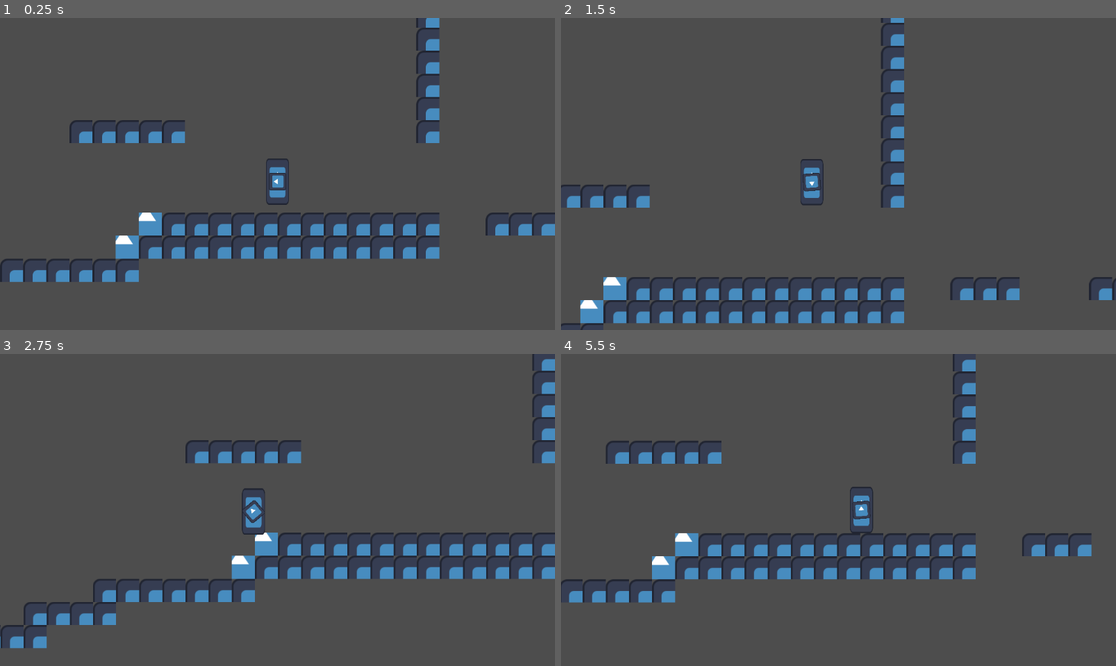
Above: before the commit, frames 1-4 (two rows, left to right).
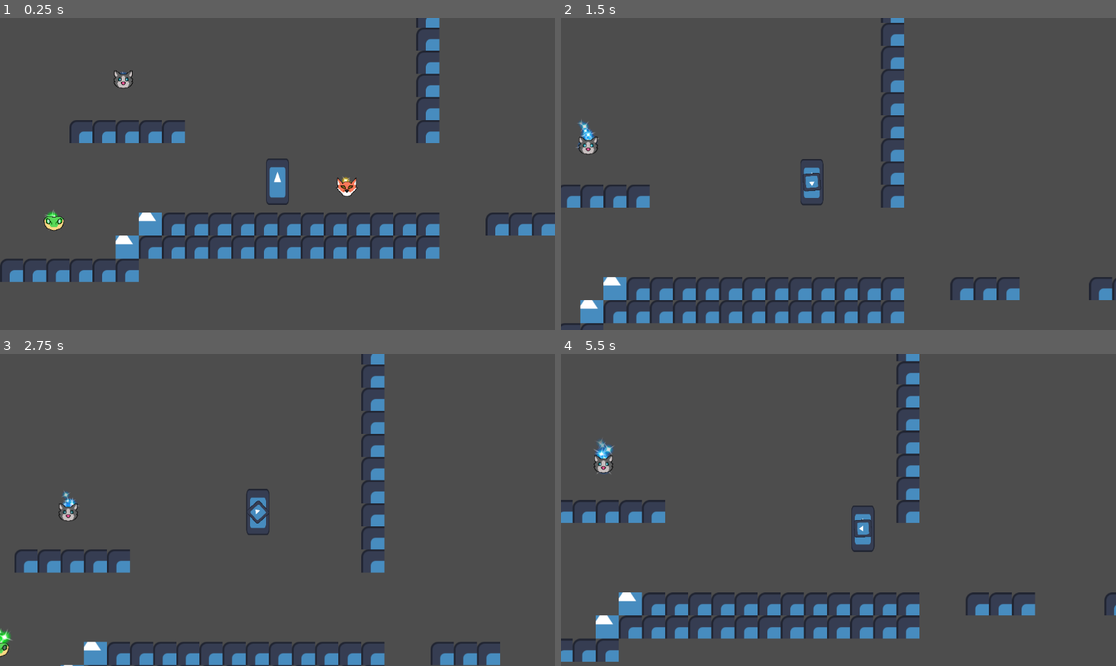
Above: after the commit, the same moments.

Repository: CE-Studio/2gg-2025
Game: Godot game, scene res://scenes/test.tscn
The game is run twice, just before and just after one commit, with the same random seed, the same clock (stepped at 60 frames per second) and the same inputs. The project has no main scene, so this scene is started directly. The engine's default icon, where the game draws it, is replaced by a stand-in: a white triangle on a blue panel in a dark square.
Inputs (mouse positions are in pixels of both pictures, inside the frame that each line leads up to):
- Up to frame 1 (0.25 s): no input
- Up to frame 2 (1.5 s): move the mouse to (960, 158) at 0.52 s; hold D (game_right) from 0.53 s (still down); click (960, 158) at 0.6 s; tap W (game_jump) at 0.77 s; move the mouse to (727, 189) at 1.27 s; click (727, 189) at 1.35 s
- Up to frame 3 (2.75 s): tap W (game_jump) at 1.52 s; move the mouse to (333, 441) at 2.02 s; release D (game_right) at 2.03 s; hold A (game_left) from 2.03 s (still down); click (333, 441) at 2.1 s
- Up to frame 4 (5.5 s): move the mouse to (810, 572) at 2.77 s; release A (game_left) at 2.78 s; hold D (game_right) 2.78-4.28 s; click (810, 572) at 2.85 s; tap W (game_jump) at 3.02, 3.77, 4.52 s; move the mouse to (1005, 556) at 3.52 s; click (1005, 556) at 3.6 s; move the mouse to (672, 463) at 4.27 s; hold A (game_left) 4.28-5.03 s; click (672, 463) at 4.35 s; move the mouse to (866, 510) at 5.02 s; hold D (game_right) from 5.03 s (still down); click (866, 510) at 5.1 s

The runs differ from the first frame. In frame 1, 0.6% of the frame differs, in the area x 7-65%, y 16-69%; in frame 2, 0.2%; in frame 3, 13%; in frame 4, 14%, in the area x 0-100%, y 0-99%.

Commit message:
Level core script, masks can be picked up

Diff:
--- a/components/mask.tscn
+++ b/components/mask.tscn
@@ -63,8 +63,9 @@
 region_rect = Rect2(48, 0, 48, 48)
 
 [node name="Area2D" type="Area2D" parent="."]
-collision_layer = 2
-collision_mask = 0
+collision_layer = 3
 
 [node name="CollisionShape2D" type="CollisionShape2D" parent="Area2D"]
 shape = SubResource("RectangleShape2D_0d8jk")
+
+[connection signal="body_entered" from="Area2D" to="." method="_on_area_2d_body_entered"]
--- a/scenes/test.tscn
+++ b/scenes/test.tscn
@@ -1,9 +1,12 @@
-[gd_scene load_steps=3 format=4 uid="uid://csqm0l5oeiwgc"]
+[gd_scene load_steps=5 format=4 uid="uid://csqm0l5oeiwgc"]
 
+[ext_resource type="Script" uid="uid://dtrh7jjw75vam" path="res://scripts/level.gd" id="1_74lek"]
 [ext_resource type="TileSet" uid="uid://0i0mkh462snc" path="res://assets/tiles/ts1.tres" id="1_errlg"]
 [ext_resource type="PackedScene" uid="uid://cw3w31n671wbc" path="res://components/player.tscn" id="2_bl13t"]
+[ext_resource type="PackedScene" uid="uid://crg35yqsbxdkb" path="res://components/mask.tscn" id="3_iyx0m"]
 
 [node name="Node2D" type="Node2D"]
+script = ExtResource("1_74lek")
 
 [node name="TileMapLayer" type="TileMapLayer" parent="."]
 tile_map_data = PackedByteArray("AAAAAAAAAAAAAAAAAAABAAAAAAAAAAAAAAACAAAAAAAAAAAAAAADAAAAAAAAAAAAAAAEAAAAAAAAAAAAAAAAAA …(2272 unchanged characters)…
@@ -11,4 +14,22 @@
 
 [node name="player" parent="." instance=ExtResource("2_bl13t")]
 position = Vector2(0, -116)
-mask_state = 5
+
+[node name="Mask" parent="." instance=ExtResource("3_iyx0m")]
+position = Vector2(144, -48)
+
+[node name="Mask2" parent="." instance=ExtResource("3_iyx0m")]
+position = Vector2(-464, 16)
+mask_type = 2
+
+[node name="Mask3" parent="." instance=ExtResource("3_iyx0m")]
+position = Vector2(-1112, 128)
+mask_type = 3
+
+[node name="Mask4" parent="." instance=ExtResource("3_iyx0m")]
+position = Vector2(-320, -272)
+mask_type = 4
+
+[node name="Mask5" parent="." instance=ExtResource("3_iyx0m")]
+position = Vector2(856, -72)
+mask_type = 5
--- /dev/null
+++ b/scripts/level.gd
@@ -0,0 +1,33 @@
+extends Node2D
+
+
+#region Variables
+var player:Player
+var masks:Array[Mask] = []
+#endregion
+
+
+func _ready() -> void:
+	# Scan all child nodes for player and masks
+	for _node in find_all_children(self):
+		if _node is Player:
+			player = _node
+		if _node is Mask:
+			masks.append(_node)
+	if player != null:
+		player.state_changed.connect(update_masks)
+
+
+func find_all_children(_node:Node) -> Array:
+	var output:Array = [ _node ]
+	for child in _node.get_children():
+		output.append_array(find_all_children(child))
+	return output
+
+
+func update_masks(disable_type:int) -> void:
+	for _mask in masks:
+		if _mask.mask_type == disable_type and disable_type != 0:
+			_mask.can_grab = false
+		else:
+			_mask.can_grab = true
--- a/scripts/mask.gd
+++ b/scripts/mask.gd
@@ -7,33 +7,45 @@
 const FLOAT_CYCLE_AMPLITUDE:float = 6.0
 const EYE_CYCLE_SPEED:float = 0.635
 
-@export_enum("Fox", "Gecko", "Bear", "Cat", "Beetle") var mask_type = 0
+@export_enum("None", "Fox", "Gecko", "Bear", "Cat", "Beetle") var mask_type = 1
 
-var origin:Vector2
 var float_cycle:float
 var eye_cycle:float
+var can_grab:bool = true:
+	set(value):
+		if can_grab != value:
+			modulate.a = 1.0 if value else 0.0
+			box.disabled = not value
+		can_grab = value
 
 @onready var visuals:Node2D = $"Visuals"
 @onready var base:Sprite2D = $"Visuals/Base"
 @onready var eyes:Sprite2D = $"Visuals/Eyes"
 @onready var particles:GPUParticles2D = $"Visuals/Particles"
+@onready var box:CollisionShape2D = $"Area2D/CollisionShape2D"
 #endregion
 
 
 func _ready() -> void:
-	origin = position
-	base.region_rect.position.y = 48 * mask_type
-	eyes.region_rect.position.y = 48 * mask_type
+	base.region_rect.position.y = 48 * (mask_type - 1)
+	eyes.region_rect.position.y = 48 * (mask_type - 1)
 	match mask_type:
-		1: particles.texture = load("res://assets/textures/particles/star1.svg")
-		2: particles.texture = load("res://assets/textures/particles/star2.svg")
-		3: particles.texture = load("res://assets/textures/particles/star3.svg")
-		4: particles.texture = load("res://assets/textures/particles/star4.svg")
+		2: particles.texture = load("res://assets/textures/particles/star1.svg")
+		3: particles.texture = load("res://assets/textures/particles/star2.svg")
+		4: particles.texture = load("res://assets/textures/particles/star3.svg")
+		5: particles.texture = load("res://assets/textures/particles/star4.svg")
+	float_cycle = randf() * TAU
+	eye_cycle = randf() * TAU
 
 
 func _process(delta: float) -> void:
-	visuals.position.y = position.y + (sin(float_cycle) * FLOAT_CYCLE_AMPLITUDE)
+	visuals.position.y = (sin(float_cycle) * FLOAT_CYCLE_AMPLITUDE)
 	float_cycle += FLOAT_CYCLE_SPEED * delta
 	var eye_cycle_state = abs(sin(eye_cycle))
 	eyes.modulate.a = clampf(randf() * 2.0, (eye_cycle_state * 0.5), eye_cycle_state)
 	eye_cycle += EYE_CYCLE_SPEED * delta
+
+
+func _on_area_2d_body_entered(body: Node2D) -> void:
+	if body is Player:
+		body.mask_state = mask_type
--- a/scripts/player.gd
+++ b/scripts/player.gd
@@ -18,7 +18,7 @@
 }
 
 
-signal state_changed
+signal state_changed(mask_id)
 
 
 static var has_mask:Array[bool] = [
@@ -46,7 +46,7 @@
 			_sync_motion()
 		else:
 			_sync_motion.call_deferred()
-		state_changed.emit()
+		state_changed.emit(value)
 
 
 @onready var pointer:Sprite2D = $pointer
Not shown, added: scripts/level.gd.uid
